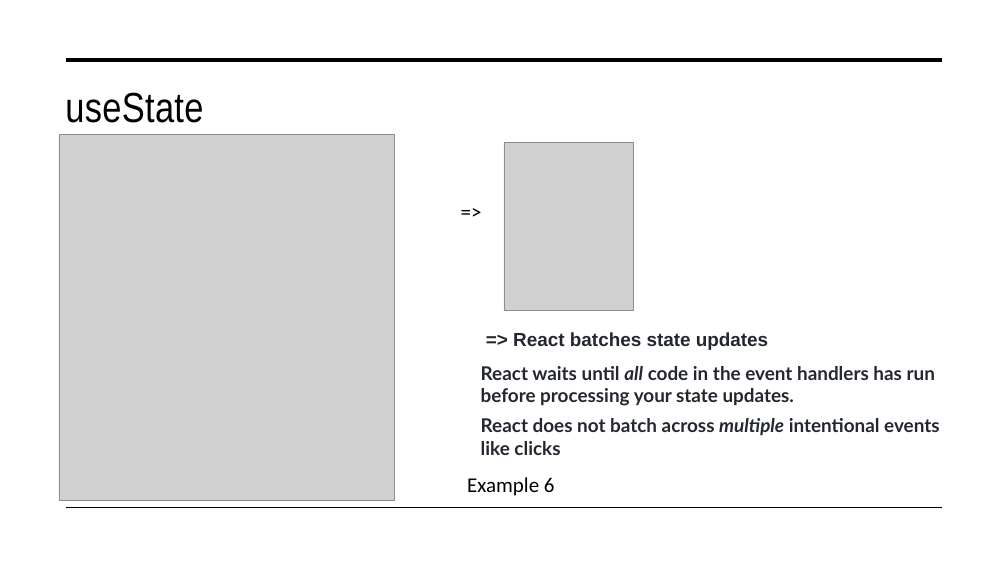
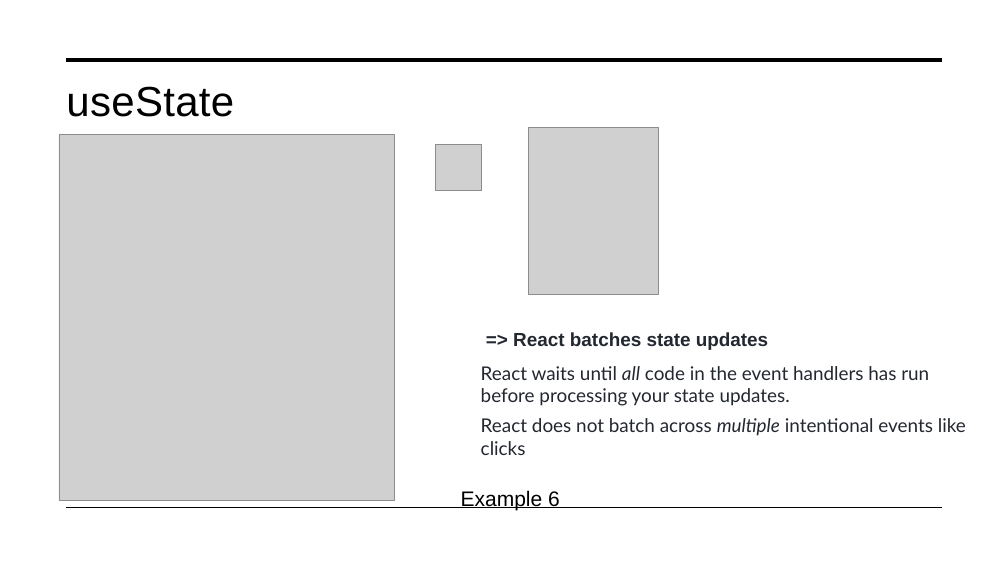
Before and after one commit to tungle251/demo-app, a slide deck: slide 15 of Presentation.pptx. Drawn at 1008x567 pixels with LibreOffice and Linux fonts; fonts in the diff are those of the drawing; grey boxes stand for pictures. Boxes give left, top, right and bottom in pixels: in the first picture for what was removed or moved away, otherwise in the second. Text is boxed around its words. In the diff, an @@ line names an element or a change of style, - is before the commit and + after.

```diff
--- a/Presentation.pptx
+++ b/Presentation.pptx
@@ title "useState" at (66,86,234,117): font Arial Narrow to Arial @@
@@ picture added at (436,144,482,191) @@
@@ picture: place and size @@
-picture at (504,143,634,311)
+picture at (529,127,658,295)
@@ text removed at (453,190,603,237) @@
-=>
@@ text "React waits until all code ..." at (481,366,929,406): bold off @@
@@ text "React does not batch across ..." at (481,418,966,455): bold off @@
@@ text "Example 6": place and size @@
-text "Example 6" at (467,477,555,496)
+text "Example 6" at (461,490,560,511)
@@ text "Example 6" at (461,490,560,511): font Calibri to Arial @@
```
Also in this commit, not shown: 22 other slides changed, 3 slides added, 1 slide removed.
